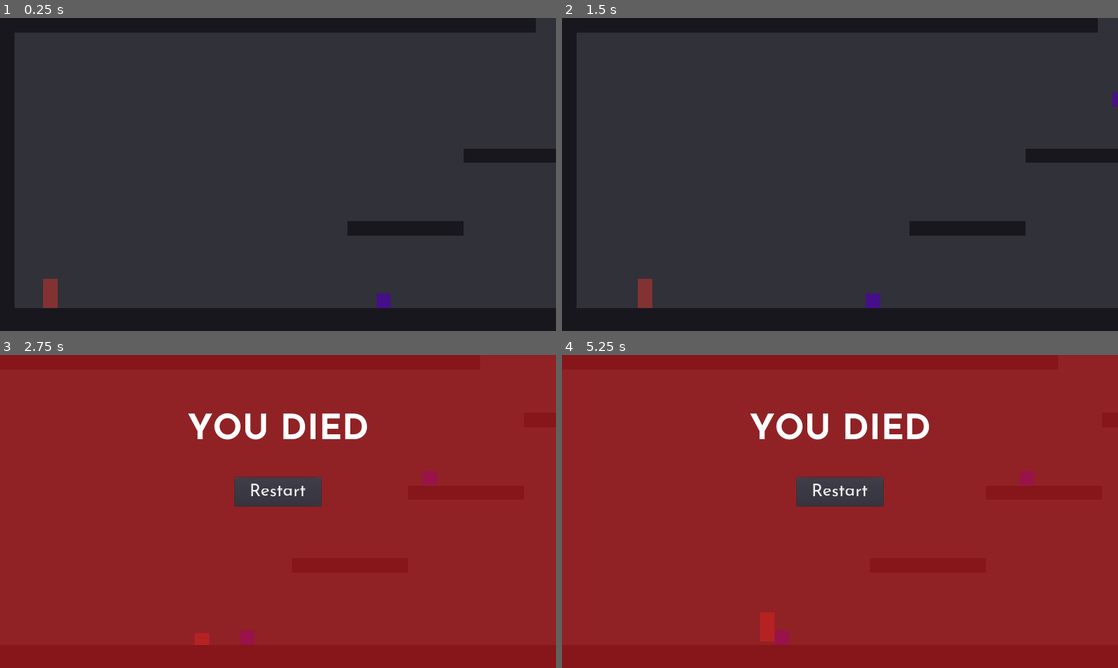
Above: before the commit, frames 1-4 (two rows, left to right).
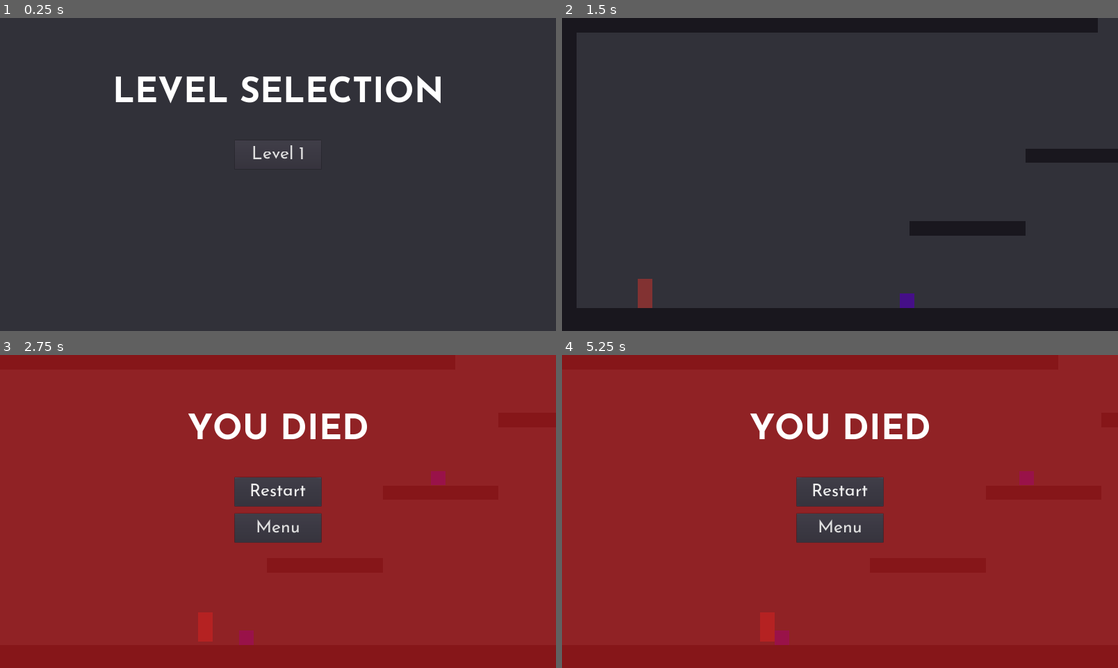
Above: after the commit, the same moments.

Repository: RubixDev/OutOfBounds
Game: Godot game, scene res://scenes/LevelMenu.tscn
The game is run twice, just before and just after one commit, with the same random seed, the same clock (stepped at 60 frames per second) and the same inputs. Before the commit the project starts from res://scenes/levels/Level1.tscn.
Inputs (mouse positions are in pixels of both pictures, inside the frame that each line leads up to):
- Up to frame 1 (0.25 s): no input
- Up to frame 2 (1.5 s): click (840, 155) at 0.5 s, where only the run after the commit has a clickable "Level 1"; hold Right (move_right) from 1.28 s (still down); tap Shift (go_oob) at 1.35 s
- Up to frame 3 (2.75 s): keep holding Right (move_right); tap Up (jump) at 1.52, 2.27 s; tap Shift (go_oob) at 2.1 s
- Up to frame 4 (5.25 s): release Right (move_right) at 2.75 s; click "Restart" at 2.75 s; hold Left (move_left) 3.53-4.28 s; tap Shift (go_oob) at 3.6, 4.35, 5.1 s; hold Right (move_right) from 4.28 s (still down); tap Up (jump) at 4.52 s

The runs differ from the first frame. In frame 1, 19% of the frame differs, in the area x 0-100%, y 0-100%; in frame 2, 0.3%; in frame 3, 1.9%; in frame 4, 1.5%.

Commit message:
Add level selection menu

Diff:
--- a/src/project.godot
+++ b/src/project.godot
@@ -11,7 +11,7 @@
 [application]
 
 config/name="Out of Bounds"
-run/main_scene="res://scenes/levels/Level1.tscn"
+run/main_scene="res://scenes/LevelMenu.tscn"
 boot_splash/image="res://sprites/RubixDev.png"
 config/icon="res://sprites/logo.png"
 
@@ -30,6 +30,34 @@
 
 [input]
 
+ui_left={
+"deadzone": 0.5,
+"events": [ Object(InputEventKey,"resource_local_to_scene":false,"resource_name":"","device":0,"alt":false,"shift":false,"control":false,"meta":false,"command":false,"pressed":false,"scancode":16777231,"physical_scancode":0,"unicode":0,"echo":false,"script":null)
+, Object(InputEventJoypadButton,"resource_local_to_scene":false,"resource_name":"","device":0,"button_index":14,"pressure":0.0,"pressed":false,"script":null)
+, Object(InputEventKey,"resource_local_to_scene":false,"resource_name":"","device":0,"alt":false,"shift":false,"control":false,"meta":false,"command":false,"pressed":false,"scancode":0,"physical_scancode":65,"unicode":0,"echo":false,"script":null)
+ ]
+}
+ui_right={
+"deadzone": 0.5,
+"events": [ Object(InputEventKey,"resource_local_to_scene":false,"resource_name":"","device":0,"alt":false,"shift":false,"control":false,"meta":false,"command":false,"pressed":false,"scancode":16777233,"physical_scancode":0,"unicode":0,"echo":false,"script":null)
+, Object(InputEventJoypadButton,"resource_local_to_scene":false,"resource_name":"","device":0,"button_index":15,"pressure":0.0,"pressed":false,"script":null)
+, Object(InputEventKey,"resource_local_to_scene":false,"resource_name":"","device":0,"alt":false,"shift":false,"control":false,"meta":false,"command":false,"pressed":false,"scancode":0,"physical_scancode":68,"unicode":0,"echo":false,"script":null)
+ ]
+}
+ui_up={
+"deadzone": 0.5,
+"events": [ Object(InputEventKey,"resource_local_to_scene":false,"resource_name":"","device":0,"alt":false,"shift":false,"control":false,"meta":false,"command":false,"pressed":false,"scancode":16777232,"physical_scancode":0,"unicode":0,"echo":false,"script":null)
+, Object(InputEventJoypadButton,"resource_local_to_scene":false,"resource_name":"","device":0,"button_index":12,"pressure":0.0,"pressed":false,"script":null)
+, Object(InputEventKey,"resource_local_to_scene":false,"resource_name":"","device":0,"alt":false,"shift":false,"control":false,"meta":false,"command":false,"pressed":false,"scancode":0,"physical_scancode":87,"unicode":0,"echo":false,"script":null)
+ ]
+}
+ui_down={
+"deadzone": 0.5,
+"events": [ Object(InputEventKey,"resource_local_to_scene":false,"resource_name":"","device":0,"alt":false,"shift":false,"control":false,"meta":false,"command":false,"pressed":false,"scancode":16777234,"physical_scancode":0,"unicode":0,"echo":false,"script":null)
+, Object(InputEventJoypadButton,"resource_local_to_scene":false,"resource_name":"","device":0,"button_index":13,"pressure":0.0,"pressed":false,"script":null)
+, Object(InputEventKey,"resource_local_to_scene":false,"resource_name":"","device":0,"alt":false,"shift":false,"control":false,"meta":false,"command":false,"pressed":false,"scancode":0,"physical_scancode":83,"unicode":0,"echo":false,"script":null)
+ ]
+}
 move_left={
 "deadzone": 0.5,
 "events": [ Object(InputEventKey,"resource_local_to_scene":false,"resource_name":"","device":0,"alt":false,"shift":false,"control":false,"meta":false,"command":false,"pressed":false,"scancode":16777231,"physical_scancode":0,"unicode":0,"echo":false,"script":null)
--- /dev/null
+++ b/src/scenes/LevelMenu.tscn
@@ -0,0 +1,44 @@
+[gd_scene load_steps=3 format=2]
+
+[ext_resource path="res://fonts/Josefin_Sans/120pt/JosefinSans-Bold_120pt.tres" type="DynamicFont" id=1]
+[ext_resource path="res://scripts/LevelMenu.gd" type="Script" id=2]
+
+[node name="LevelMenu" type="Control"]
+anchor_right = 1.0
+anchor_bottom = 1.0
+script = ExtResource( 2 )
+__meta__ = {
+"_edit_use_anchors_": false
+}
+levelCount = 1
+levelButtonsGridPath = NodePath("VBoxContainer/CenterContainer/GridContainer")
+
+[node name="VBoxContainer" type="VBoxContainer" parent="."]
+anchor_right = 1.0
+anchor_bottom = 1.0
+margin_top = 200.0
+custom_constants/separation = 100
+__meta__ = {
+"_edit_use_anchors_": false
+}
+
+[node name="Label" type="Label" parent="VBoxContainer"]
+margin_right = 1920.0
+margin_bottom = 120.0
+custom_fonts/font = ExtResource( 1 )
+text = "Level Selection"
+align = 1
+valign = 1
+uppercase = true
+
+[node name="CenterContainer" type="CenterContainer" parent="VBoxContainer"]
+margin_top = 220.0
+margin_right = 1920.0
+margin_bottom = 220.0
+
+[node name="GridContainer" type="GridContainer" parent="VBoxContainer/CenterContainer"]
+margin_left = 960.0
+margin_right = 960.0
+custom_constants/vseparation = 50
+custom_constants/hseparation = 50
+columns = 5
--- a/src/scenes/prefabs/DeathScreen.tscn
+++ b/src/scenes/prefabs/DeathScreen.tscn
@@ -27,6 +27,9 @@
 margin_top = 200.0
 margin_right = -50.0
 margin_bottom = -50.0
+__meta__ = {
+"_edit_use_anchors_": false
+}
 
 [node name="VBoxContainer" type="VBoxContainer" parent="MarginContainer"]
 margin_right = 1820.0
@@ -49,12 +52,13 @@
 [node name="CenterContainer" type="CenterContainer" parent="MarginContainer/VBoxContainer"]
 margin_top = 220.0
 margin_right = 1820.0
-margin_bottom = 320.0
+margin_bottom = 445.0
 
 [node name="VBoxContainer" type="VBoxContainer" parent="MarginContainer/VBoxContainer/CenterContainer"]
 margin_left = 760.0
 margin_right = 1060.0
-margin_bottom = 100.0
+margin_bottom = 225.0
+custom_constants/separation = 25
 
 [node name="RestartButton" type="Button" parent="MarginContainer/VBoxContainer/CenterContainer/VBoxContainer"]
 margin_right = 300.0
@@ -63,4 +67,13 @@
 mouse_default_cursor_shape = 2
 text = "Restart"
 
+[node name="MenuButton" type="Button" parent="MarginContainer/VBoxContainer/CenterContainer/VBoxContainer"]
+margin_top = 125.0
+margin_right = 300.0
+margin_bottom = 225.0
+rect_min_size = Vector2( 300, 100 )
+mouse_default_cursor_shape = 2
+text = "Menu"
+
 [connection signal="pressed" from="MarginContainer/VBoxContainer/CenterContainer/VBoxContainer/RestartButton" to="." method="_restart_level"]
+[connection signal="pressed" from="MarginContainer/VBoxContainer/CenterContainer/VBoxContainer/MenuButton" to="." method="_load_menu"]
--- a/src/scripts/DeathScreen.gd
+++ b/src/scripts/DeathScreen.gd
@@ -6,10 +6,14 @@
 onready var restartButton: Button = get_node(restartButtonPath)
 
 
-func _restart_level():
-	var _result = get_tree().change_scene(get_tree().current_scene.filename)
-
-
 func show():
 	self.visible = true
 	restartButton.grab_focus()
+
+
+func _restart_level():
+	print('Reloading level: ', get_tree().change_scene(get_tree().current_scene.filename))
+
+
+func _load_menu():
+	print('Loading level menu: ', get_tree().change_scene('res://scenes/LevelMenu.tscn'))
--- /dev/null
+++ b/src/scripts/LevelMenu.gd
@@ -0,0 +1,20 @@
+extends Control
+
+export var levelCount: int
+export var levelButtonsGridPath: NodePath
+
+onready var levelButtonsGrid = get_node(levelButtonsGridPath)
+
+
+func _ready():
+	for i in range(1, levelCount + 1):
+		var button = Button.new()
+		button.text = 'Level ' + str(i)
+		button.rect_min_size.x = 300
+		button.rect_min_size.y = 100
+		button.connect('pressed', self, '_load_level', [i])
+		levelButtonsGrid.add_child(button)
+
+
+func _load_level(num):
+	print('Loading level ', num, ': ', get_tree().change_scene('res://scenes/levels/Level' + str(num) + '.tscn'))
Not shown, changed: Makefile
